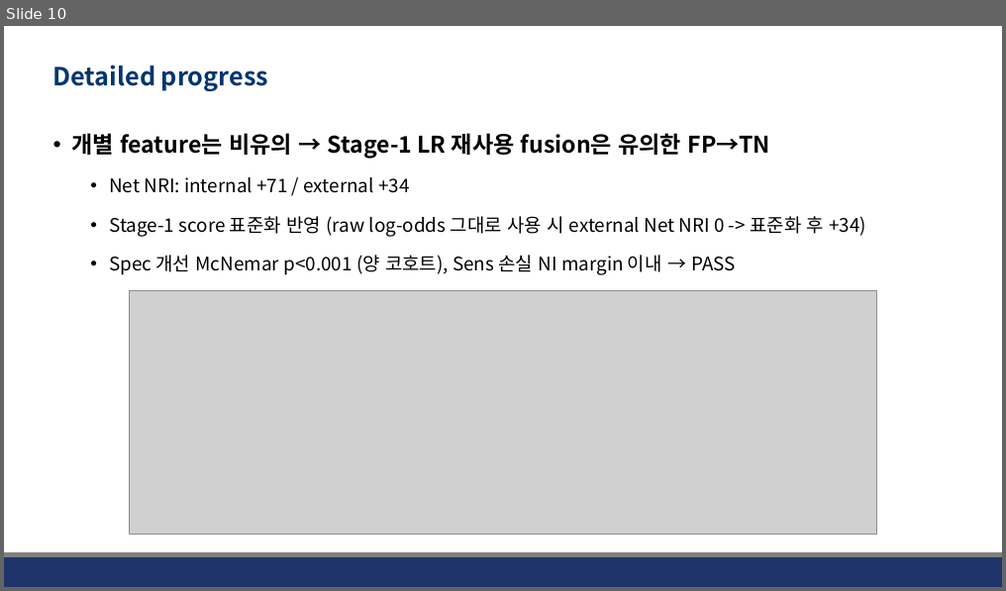
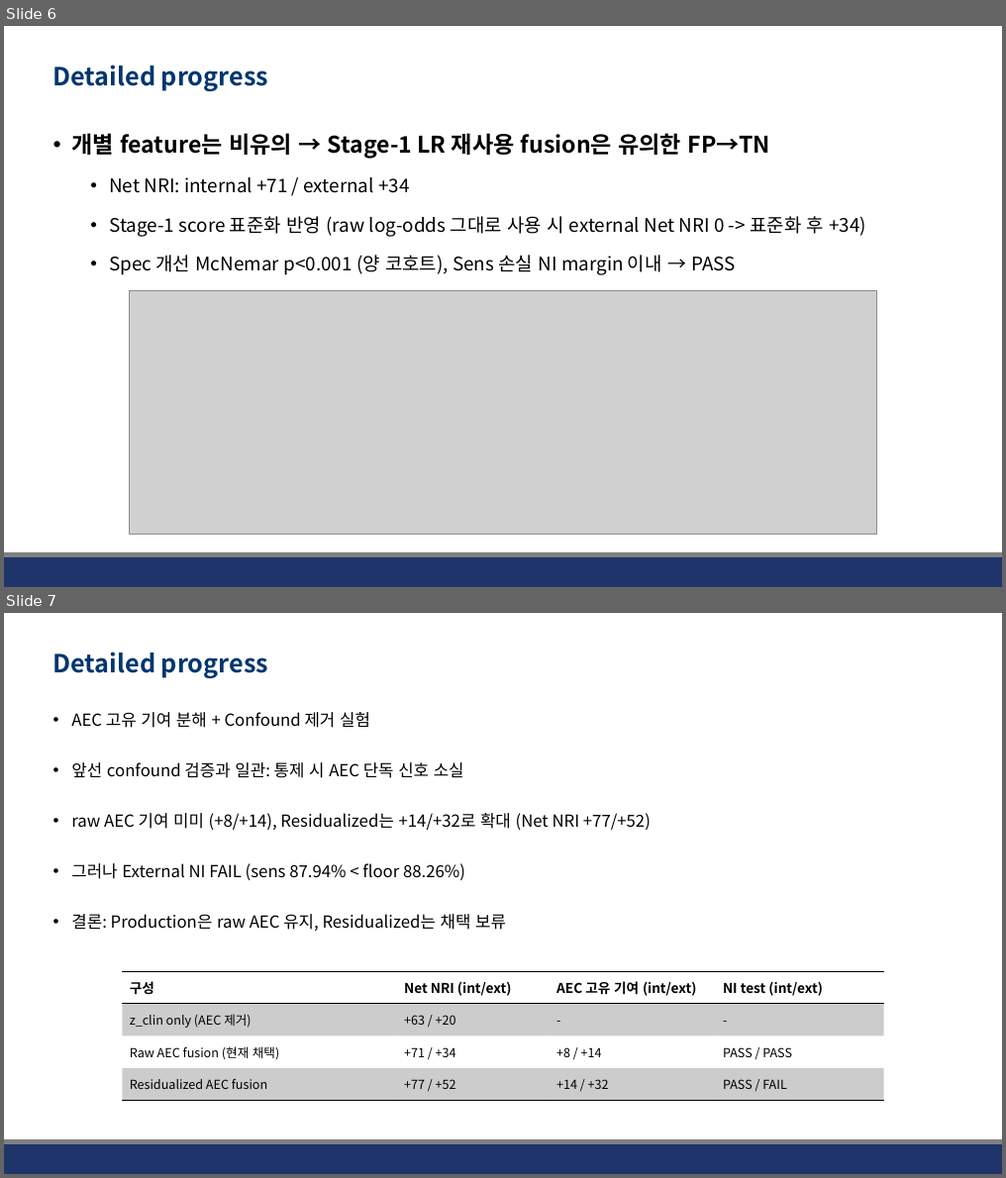
Before and after one commit to JHWannabe/Clinical_Study, a slide deck: docs/260724_Results_of_Residual_Algorithm.pptx. Shown one above the other, each under a label of ours: slide 10 before the commit, slides 6 and 7 after it. The pictures are 1006x591 and 1006x1178 pixels, drawn with LibreOffice and Linux fonts; fonts in the diff are those of the drawing; grey boxes stand for pictures; background and template pictures are left out. Boxes give left, top, right and bottom in pixels: in the first picture for what was removed or moved away, otherwise in the second. Text is boxed around its words. In the diff, an @@ line names an element or a change of style, - is before the commit and + after.

Commit message:
residual 실험 추가

```diff
--- a/docs/260724_Results_of_Residual_Algorithm.pptx
+++ b/docs/260724_Results_of_Residual_Algorithm.pptx
@@ slide 7 added at (4,613,1002,1174), background #FFFFFF; not listed: 2 template elements that a slide beside it also shows @@
@@ title added at (54,652,268,678), 24 pt, text #023670, bold @@
+Detailed progress
@@ text added at (71,712,650,931), 16 pt, text #000000 @@
+• AEC 고유 기여 분해 + Confound 제거 실험
+• 앞선 confound 검증과 일관: 통제 시 AEC 단독 신호 소실
+• raw AEC 기여 미미 (+8/+14), Residualized는 +14/+32로 확대 (Net NRI +77/+52)
+• 그러나 External NI FAIL (sens 87.94% < floor 88.26%)
+• 결론: Production은 raw AEC 유지, Residualized는 채택 보류
@@ table added at (122,971,884,1101), 4 rows, 4 columns @@
+구성 | Net NRI (int/ext) | AEC 고유 기여 (int/ext) | NI test (int/ext)
+z_clin only (AEC 제거) | +63 / +20 | - | -
+Raw AEC fusion (현재 채택) | +71 / +34 | +8 / +14 | PASS / PASS
+Residualized AEC fusion | +77 / +52 | +14 / +32 | PASS / FAIL
@@ what was slide 10 is now slide 6 @@
```
Also in this commit, not shown: 9 slides changed, 1 other slide added, 4 slides removed, 25 other files.
